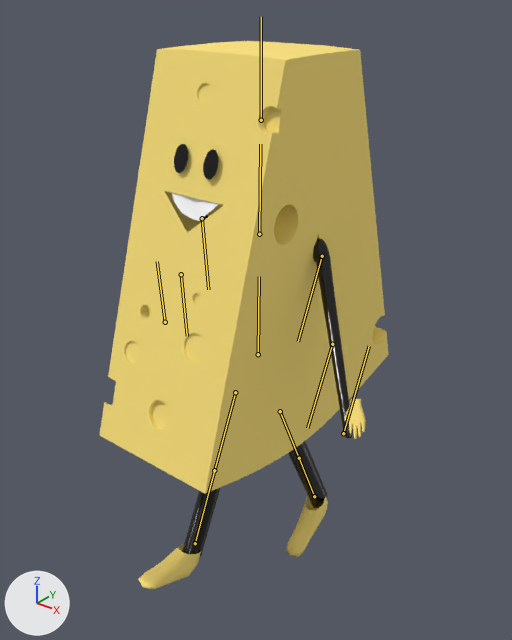
One commit to the FBX model model/character/cheese.fbx: the scene before it, then after it.
Camera for both pictures: a camera (50 mm lens) standing at (0.028, -0.0352, 0.0447) and looking at (-0.0004, 0.0003, 0.0227). The lights are fixed; the arrows at lower left show +X, +Y and +Z. Both versions are drawn at frame 14 of the action 'Take 001'; the numbers are the values there. The bones that bend it are drawn over the model as lines.

The first picture shows 'cheese:chesse:cheese:cheese:cheese:eye', 'cheese:chesse:cheese:cheese:cheese:eye1', 'cheese:chesse:cheese:cheese:cheese:head', 'cheese:chesse:cheese:cheese:cheese:mouth', 'cheese:chesse:cheese:cheese:cheese:polySurface4', 'cheese:chesse:cheese:cheese:cheese:polySurface5', 'cheese:chesse:cheese:cheese:cheese:polySurface7', 'cheese:chesse:cheese:cheese:cheese:polySurface8', 'cheese:chesse:cheese:cheese:cheese:shoe', 'cheese:chesse:cheese:cheese:cheese:shoe1', 'cheese:chesse:cheese:cheese:polySurface9'.
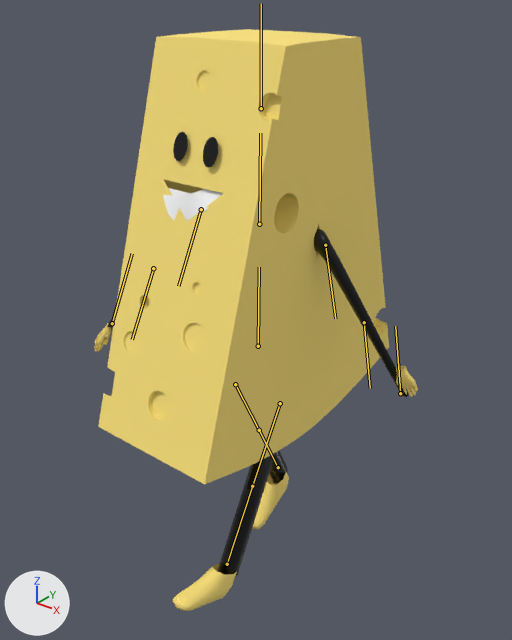
Location of each change, [x1, y1, x2, y2] in pixels of the pictures (512 x 640 px):
```json
{"object": "cheese:chesse:cheese:cheese:cheese:head", "change": "posed", "before": [100, 41, 389, 494], "after": [98, 29, 389, 485]}
{"object": "cheese:chesse:cheese:cheese:cheese:polySurface4", "change": "posed", "before": [313, 238, 353, 438], "after": [314, 229, 409, 397], "on screen": "134% wider, 16% shorter"}
{"object": "cheese:chesse:cheese:cheese:cheese:polySurface7", "change": "posed", "before": [288, 441, 327, 508], "after": [217, 452, 276, 577]}
{"object": "cheese:chesse:cheese:cheese:cheese:shoe1", "change": "posed", "before": [286, 496, 328, 557], "after": [172, 564, 237, 611], "on screen": "53% wider, 23% shorter"}
{"object": "cheese:chesse:cheese:cheese:cheese:shoe", "change": "posed", "before": [138, 544, 201, 589], "after": [252, 472, 289, 529]}
{"object": "cheese:chesse:cheese:cheese:cheese:polySurface8", "change": "posed", "before": [182, 487, 221, 557], "after": [270, 451, 288, 484]}
{"object": "cheese:chesse:cheese:cheese:cheese:mouth", "change": "posed", "before": [172, 193, 219, 221], "after": [163, 188, 223, 221]}
{"object": "cheese:chesse:cheese:cheese:polySurface9", "change": "posed", "before": [344, 399, 366, 439], "after": [396, 366, 418, 397], "on screen": "22% shorter"}
{"object": "cheese:chesse:cheese:cheese:cheese:eye1", "change": "posed", "before": [203, 149, 219, 180], "after": [203, 137, 218, 167]}
{"object": "cheese:chesse:cheese:cheese:cheese:eye", "change": "posed", "before": [174, 144, 188, 173], "after": [173, 132, 188, 161], "on screen": "7% wider"}
{"object": "cheese:chesse:cheese:cheese:polySurface10", "change": "posed", "after": [94, 323, 111, 352], "on screen": "not visible before"}
{"object": "cheese:chesse:cheese:cheese:cheese:polySurface5", "change": "posed", "before": [202, 215, 208, 221], "after": [107, 315, 115, 329]}
{"bone": "cheese:chesse:cheese:cheese:cheese:body", "before": "(258, 354) to (259, 276)", "after": "(258, 346) to (259, 267)"}
{"bone": "cheese:chesse:cheese:cheese:cheese:left_arm", "before": "(322, 256) to (298, 341)", "after": "(325, 245) to (335, 318)"}
{"bone": "cheese:chesse:cheese:cheese:cheese:right_arm", "before": "(202, 218) to (208, 289)", "after": "(201, 209) to (178, 286)"}
{"bone": "cheese:chesse:cheese:cheese:cheese:left_leg", "before": "(280, 411) to (299, 458)", "after": "(280, 403) to (252, 486)"}
{"bone": "cheese:chesse:cheese:cheese:cheese:right_leg", "before": "(235, 392) to (214, 470)", "after": "(235, 384) to (259, 430)"}
```

The change, as JSON lines over the scene's bpy script:
```json
{"block": "bone_cheese_chesse_cheese_cheese_cheese_body", "where": "bone_cheese_chesse_cheese_cheese_cheese_body = bpy.data.objects['Armature'].pose.bones['cheese:chesse:cheese:cheese:cheese:body']"}
{"op": "set", "path": "bone_cheese_chesse_cheese_cheese_cheese_body.location", "old": "(0.0, -0.069, -0.001)", "new": "(0.0, 0.0, 0.0)"}
{"block": "bone_cheese_chesse_cheese_cheese_cheese_left_arm", "where": "bone_cheese_chesse_cheese_cheese_cheese_left_arm = bpy.data.objects['Armature'].pose.bones['cheese:chesse:cheese:cheese:cheese:left_arm']  # child of 'cheese:chesse:cheese:cheese:cheese:body2'"}
{"op": "set", "path": "bone_cheese_chesse_cheese_cheese_cheese_left_arm.location", "old": "(0.0, -0.005, 0.021)", "new": "(-0.002, -0.001, -0.01)"}
{"op": "set", "path": "bone_cheese_chesse_cheese_cheese_cheese_left_arm.rotation_quaternion", "old": "(0.976, 0.216, 0.0, 0.0)", "new": "(0.994, -0.107, 0.029, 0.02)", "note": "degrees (25, 0, 0) -> degrees (-12, 4, 2)"}
{"block": "bone_cheese_chesse_cheese_cheese_cheese_right_arm", "where": "bone_cheese_chesse_cheese_cheese_cheese_right_arm = bpy.data.objects['Armature'].pose.bones['cheese:chesse:cheese:cheese:cheese:right_arm']  # child of 'cheese:chesse:cheese:cheese:cheese:body2'"}
{"op": "set", "path": "bone_cheese_chesse_cheese_cheese_cheese_right_arm.location", "old": "(0.0, 0.0, -0.001)", "new": "(0.0, -0.002, 0.006)"}
{"op": "set", "path": "bone_cheese_chesse_cheese_cheese_cheese_right_arm.rotation_quaternion", "old": "(0.999, -0.041, 0.0, 0.0)", "new": "(0.972, 0.236, 0.0, 0.0)", "note": "degrees (-5, 0, 0) -> degrees (27, 0, 0)"}
{"block": "bone_cheese_chesse_cheese_cheese_cheese_left_leg", "where": "bone_cheese_chesse_cheese_cheese_cheese_left_leg = bpy.data.objects['Armature'].pose.bones['cheese:chesse:cheese:cheese:cheese:left_leg']  # child of 'cheese:chesse:cheese:cheese:cheese:body'"}
{"op": "set", "path": "bone_cheese_chesse_cheese_cheese_cheese_left_leg.rotation_quaternion", "old": "(0.974, -0.228, 0.0, 0.0)", "new": "(0.969, 0.245, 0.0, 0.0)", "note": "degrees (-26, 0, 0) -> degrees (28, 0, 0)"}
{"block": "bone_cheese_chesse_cheese_cheese_cheese_right_leg", "where": "bone_cheese_chesse_cheese_cheese_cheese_right_leg = bpy.data.objects['Armature'].pose.bones['cheese:chesse:cheese:cheese:cheese:right_leg']  # child of 'cheese:chesse:cheese:cheese:cheese:body'"}
{"op": "set", "path": "bone_cheese_chesse_cheese_cheese_cheese_right_leg.rotation_quaternion", "old": "(0.977, 0.214, 0.0, 0.001)", "new": "(0.973, -0.23, 0.0, 0.001)", "note": "degrees (25, 0, 0) -> degrees (-27, 0, 0)"}
```
